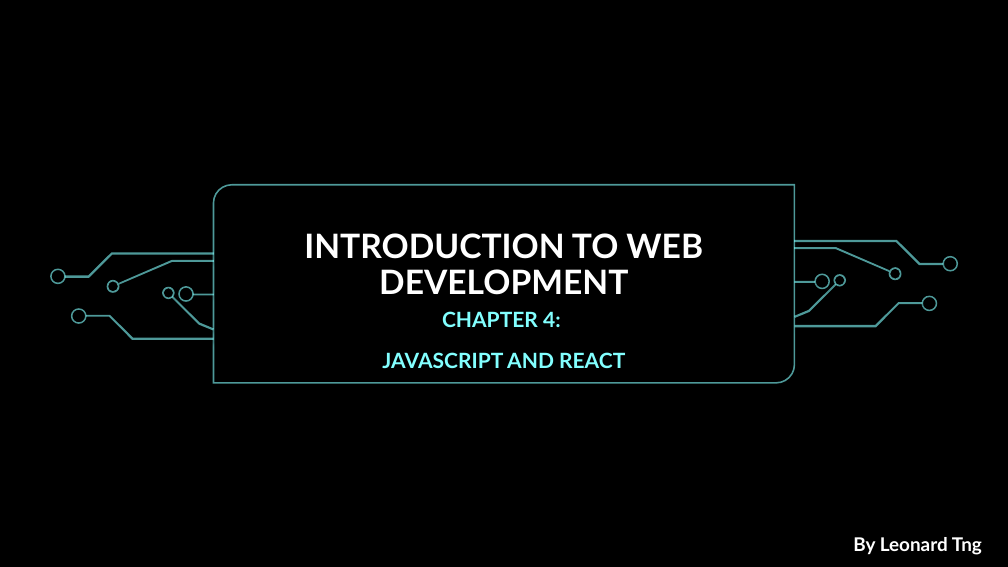
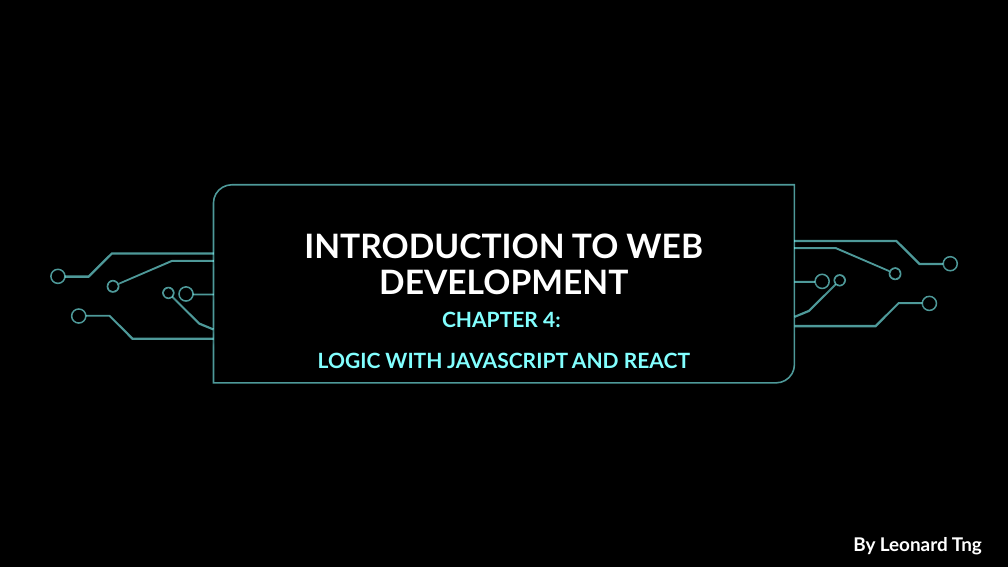
Before and after one commit to leonardtng/introduction-to-web-development, a slide deck: slide 1 of chapter4/@materials/chapter4-slides.pptx. Drawn at 1008x567 pixels with LibreOffice and Linux fonts; fonts in the diff are those of the drawing; background and template pictures are left out. Boxes give left, top, right and bottom in pixels: in the first picture for what was removed or moved away, otherwise in the second. Text is boxed around its words. In the diff, an @@ line names an element or a change of style, - is before the commit and + after.

```diff
--- a/chapter4/@materials/chapter4-slides.pptx
+++ b/chapter4/@materials/chapter4-slides.pptx
@@ subtitle at (318, 352, 690, 368): text changed @@
-JAVASCRIPT AND REACT
+LOGIC WITH JAVASCRIPT AND REACT
```
Also in this commit, not shown: 2 other files.
